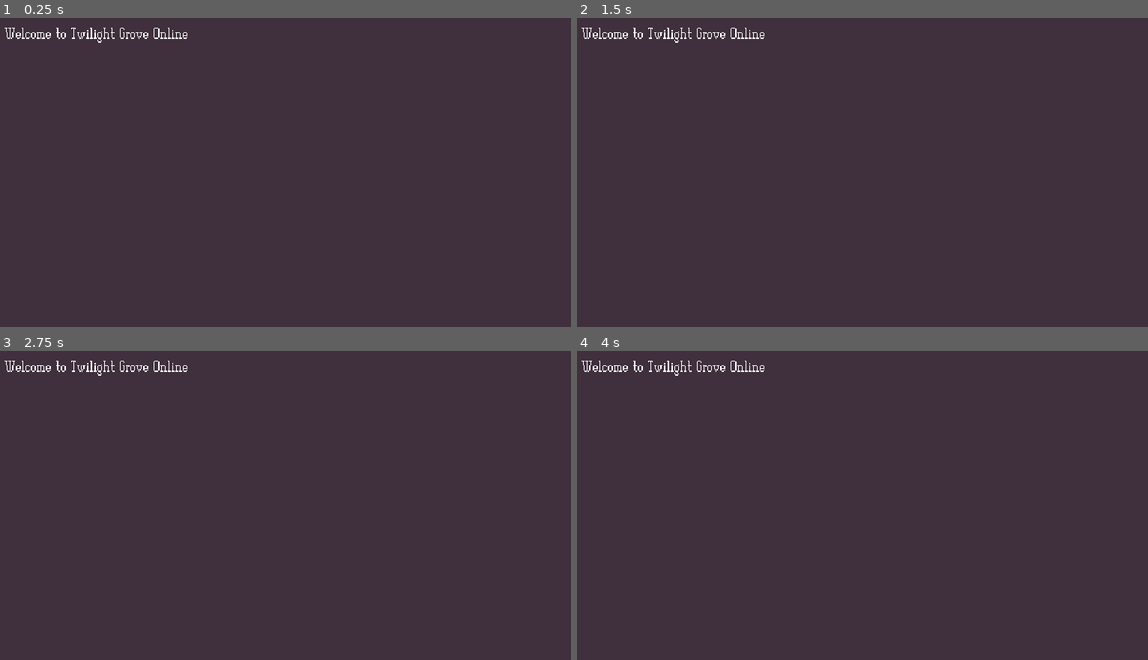
Above: before the commit, frames 1-4 (two rows, left to right).
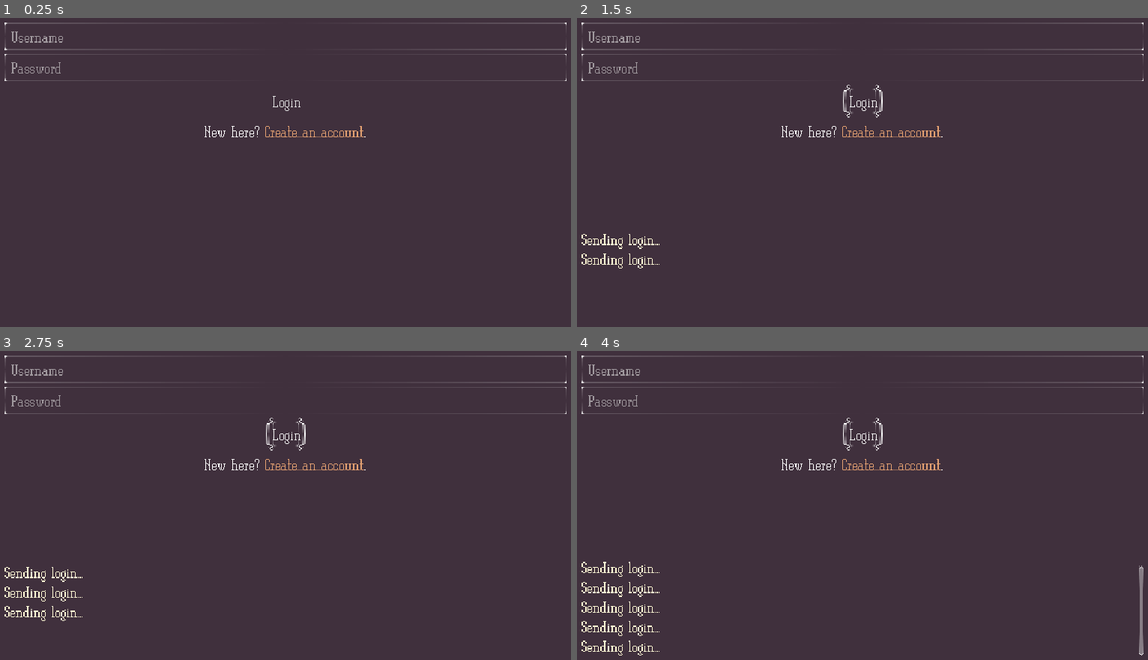
Above: after the commit, the same moments.

Repository: tristanbatchler/TwilightGroveOnline
Game: Godot game, scene res://states/connected/connected.tscn
Same seed, same stepped clock (60 frames per second), same inputs: the game is played once before the commit and once after it. This scene is started directly instead of the project's main scene.
Inputs (mouse positions are in pixels of both pictures, inside the frame that each line leads up to):
- Up to frame 1 (0.25 s): no input
- Up to frame 2 (1.5 s): click (862, 101) at 0.5 s, where only the run after the commit has a clickable "Login"; click (862, 101) at 1.25 s, where only the run after the commit has a clickable "Login"
- Up to frame 3 (2.75 s): click (285, 434) at 2 s, where only the run after the commit has a clickable "Login"
- Up to frame 4 (4 s): tap Enter at 2.75 s; tap Space at 3.5 s

The runs differ from the first frame. In frame 1, 1.2% of the frame differs, in the area x 0-100%, y 1-39%; in frame 2, 1.6%; in frame 3, 1.7%; in frame 4, 2.2%, in the area x 0-100%, y 1-99%.

Commit message:
Implement login and registration forms; update response messages and websocket handling

Diff:
--- a/client/classes/log/log.tscn
+++ b/client/classes/log/log.tscn
@@ -3,4 +3,11 @@
 [ext_resource type="Script" path="res://classes/log/log.gd" id="1_emff3"]
 
 [node name="Log" type="RichTextLabel"]
+anchors_preset = 15
+anchor_right = 1.0
+anchor_bottom = 1.0
+grow_horizontal = 2
+grow_vertical = 2
+bbcode_enabled = true
+scroll_following = true
 script = ExtResource("1_emff3")
--- /dev/null
+++ b/client/classes/login_form/login_form.gd
@@ -0,0 +1,16 @@
+class_name LoginForm
+extends VBoxContainer
+
+@onready var _username_field := $Username as LineEdit
+@onready var _password_field := $Password as LineEdit
+@onready var _login_button := $HBoxContainer/LoginButton as Button
+
+signal form_submitted(username: String, password: String)
+
+func _ready() -> void:
+	_username_field.text_submitted.connect(func(_s): _password_field.grab_focus())
+	_login_button.pressed.connect(_submit_form)
+	_password_field.text_submitted.connect(func(_s): _submit_form())
+
+func _submit_form() -> void:
+	form_submitted.emit(_username_field.text, _password_field.text)
--- /dev/null
+++ b/client/classes/login_form/login_form.tscn
@@ -0,0 +1,30 @@
+[gd_scene load_steps=2 format=3 uid="uid://dkweaj281ywfm"]
+
+[ext_resource type="Script" path="res://classes/login_form/login_form.gd" id="1_s4l84"]
+
+[node name="LoginForm" type="VBoxContainer"]
+anchors_preset = 15
+anchor_right = 1.0
+anchor_bottom = 1.0
+grow_horizontal = 2
+grow_vertical = 2
+script = ExtResource("1_s4l84")
+
+[node name="Username" type="LineEdit" parent="."]
+layout_mode = 2
+placeholder_text = "Username"
+
+[node name="Password" type="LineEdit" parent="."]
+layout_mode = 2
+placeholder_text = "Password"
+virtual_keyboard_type = 6
+secret = true
+secret_character = "*"
+
+[node name="HBoxContainer" type="HBoxContainer" parent="."]
+layout_mode = 2
+size_flags_horizontal = 4
+
+[node name="LoginButton" type="Button" parent="HBoxContainer"]
+layout_mode = 2
+text = "Login"
--- /dev/null
+++ b/client/classes/register_form/register_form.gd
@@ -0,0 +1,21 @@
+class_name RegisterForm
+extends VBoxContainer
+
+@onready var _username_field: LineEdit = $Username
+@onready var _password_field: LineEdit = $Password
+@onready var _confirm_password_field: LineEdit = $ConfirmPassword
+@onready var _confirm_button: Button = $HBoxContainer/ConfirmButton
+@onready var _cancel_button: Button = $HBoxContainer/CancelButton
+
+signal form_submitted(username: String, password: String, confirm_password: String)
+signal form_canceled()
+
+func _ready() -> void:
+	_username_field.text_submitted.connect(func(_s): _password_field.grab_focus())
+	_password_field.text_submitted.connect(func(_s): _confirm_password_field.grab_focus())
+	_confirm_button.pressed.connect(_submit_form)
+	_confirm_password_field.text_submitted.connect(func(_s): _submit_form())
+	_cancel_button.pressed.connect(form_canceled.emit)
+
+func _submit_form() -> void:
+	form_submitted.emit(_username_field.text, _password_field.text, _confirm_password_field.text)
--- /dev/null
+++ b/client/classes/register_form/register_form.tscn
@@ -0,0 +1,41 @@
+[gd_scene load_steps=2 format=3 uid="uid://ck54gpx76tecr"]
+
+[ext_resource type="Script" path="res://classes/register_form/register_form.gd" id="1_8nq2r"]
+
+[node name="RegisterForm" type="VBoxContainer"]
+anchors_preset = 15
+anchor_right = 1.0
+anchor_bottom = 1.0
+grow_horizontal = 2
+grow_vertical = 2
+script = ExtResource("1_8nq2r")
+
+[node name="Username" type="LineEdit" parent="."]
+layout_mode = 2
+placeholder_text = "Username"
+
+[node name="Password" type="LineEdit" parent="."]
+layout_mode = 2
+placeholder_text = "Password"
+virtual_keyboard_type = 6
+secret = true
+secret_character = "*"
+
+[node name="ConfirmPassword" type="LineEdit" parent="."]
+layout_mode = 2
+placeholder_text = "Confirm password"
+virtual_keyboard_type = 6
+secret = true
+secret_character = "*"
+
+[node name="HBoxContainer" type="HBoxContainer" parent="."]
+layout_mode = 2
+size_flags_horizontal = 4
+
+[node name="ConfirmButton" type="Button" parent="HBoxContainer"]
+layout_mode = 2
+text = "Confirm"
+
+[node name="CancelButton" type="Button" parent="HBoxContainer"]
+layout_mode = 2
+text = "Cancel"
--- a/client/packets.gd
+++ b/client/packets.gd
@@ -687,12 +687,15 @@
 		_success.value = value
 
 	var _msg: PBField
+	func has_msg() -> bool:
+		return data[2].state == PB_SERVICE_STATE.FILLED
 	func get_msg() -> String:
 		return _msg.value
 	func clear_msg() -> void:
 		data[2].state = PB_SERVICE_STATE.UNFILLED
 		_msg.value = DEFAULT_VALUES_3[PB_DATA_TYPE.STRING]
 	func set_msg(value : String) -> void:
+		data[2].state = PB_SERVICE_STATE.FILLED
 		_msg.value = value
 
 	func _to_string() -> String:
--- /dev/null
+++ b/client/states/connected/connected.gd
@@ -0,0 +1,72 @@
+extends Node
+
+const packets := preload("res://packets.gd")
+
+@onready var _login_form: LoginForm = $CanvasLayer/MarginContainer/VBoxContainer/LoginForm
+@onready var _register_form: RegisterForm = $CanvasLayer/MarginContainer/VBoxContainer/RegisterForm
+@onready var _register_prompt: RichTextLabel = $CanvasLayer/MarginContainer/VBoxContainer/RegisterPrompt
+@onready var _log: Log = $CanvasLayer/MarginContainer/VBoxContainer/Log
+
+
+func _ready() -> void:
+	_login_form.form_submitted.connect(_on_login_form_submitted)
+	_register_form.form_submitted.connect(_on_register_form_submitted)
+	_register_form.form_canceled.connect(_on_register_form_canceled)
+	_register_prompt.meta_clicked.connect(_on_register_prompt_meta_clicked)
+	WS.packet_received.connect(_on_ws_packet_received)
+	WS.connection_closed.connect(_on_ws_connection_closed)
+
+func _on_register_form_canceled() -> void:
+	_register_form.hide()
+	_register_prompt.show()
+	_login_form.show()
+
+func _on_register_prompt_meta_clicked(meta) -> void:
+	if meta is String and meta == "register":
+		_login_form.hide()
+		_register_prompt.hide()
+		_register_form.show()
+
+func _on_login_form_submitted(username: String, password: String) -> void:
+	_log.info("Sending login...")
+	var packet := packets.Packet.new()
+	var login_request := packet.new_login_request()
+	login_request.set_username(username)
+	login_request.set_password(password)
+	WS.send(packet)
+
+func _on_register_form_submitted(username: String, password: String, confirm_password: String) -> void:
+	if password != confirm_password:
+		_log.error("Passwords do not match")
+		return
+
+	_log.info("Sending registration...")
+	var packet := packets.Packet.new()
+	var register_request := packet.new_register_request()
+	register_request.set_username(username)
+	register_request.set_password(password)
+	WS.send(packet)
+
+func _on_ws_packet_received(packet: packets.Packet) -> void:
+	if packet.has_login_response():
+		_handle_login_response(packet.get_login_response())
+	elif packet.has_register_response():
+		_handle_register_response(packet.get_register_response())
+
+func _handle_login_response(login_response: packets.LoginResponse) -> void:
+	var response := login_response.get_response()
+	if response.get_success():
+		_log.success("Login successful")
+	elif response.has_msg():
+		_log.error("Login failed: %s" % response.get_msg())
+
+func _handle_register_response(register_response: packets.RegisterResponse) -> void:
+	var response := register_response.get_response()
+	if response.get_success():
+		_log.success("Registration successful")
+	elif response.has_msg():
+		_log.error("Registration failed: %s" % response.get_msg())
+
+func _on_ws_connection_closed() -> void:
+	_log.error("Connection to the server lost")
+	GameManager.set_state(GameManager.State.ENTERED)
--- a/client/states/connected/connected.tscn
+++ b/client/states/connected/connected.tscn
@@ -1,9 +1,13 @@
-[gd_scene load_steps=3 format=3 uid="uid://c5ewcm28nnahr"]
+[gd_scene load_steps=6 format=3 uid="uid://c5ewcm28nnahr"]
 
+[ext_resource type="Script" path="res://states/connected/connected.gd" id="1_whc4w"]
 [ext_resource type="Theme" uid="uid://chlnkbertyww3" path="res://resources/theme/ornate-theme.tres" id="1_xi3ng"]
 [ext_resource type="Script" path="res://classes/log/log.gd" id="2_1p833"]
+[ext_resource type="PackedScene" uid="uid://dkweaj281ywfm" path="res://classes/login_form/login_form.tscn" id="2_vvt47"]
+[ext_resource type="PackedScene" uid="uid://ck54gpx76tecr" path="res://classes/register_form/register_form.tscn" id="3_enitm"]
 
 [node name="Connected" type="Node"]
+script = ExtResource("1_whc4w")
 
 [node name="CanvasLayer" type="CanvasLayer" parent="."]
 
@@ -19,9 +23,27 @@
 theme_override_constants/margin_right = 20
 theme_override_constants/margin_bottom = 20
 
-[node name="Log" type="RichTextLabel" parent="CanvasLayer/MarginContainer"]
+[node name="VBoxContainer" type="VBoxContainer" parent="CanvasLayer/MarginContainer"]
+layout_mode = 2
+
+[node name="LoginForm" parent="CanvasLayer/MarginContainer/VBoxContainer" instance=ExtResource("2_vvt47")]
+layout_mode = 2
+
+[node name="RegisterForm" parent="CanvasLayer/MarginContainer/VBoxContainer" instance=ExtResource("3_enitm")]
+visible = false
+layout_mode = 2
+
+[node name="RegisterPrompt" type="RichTextLabel" parent="CanvasLayer/MarginContainer/VBoxContainer"]
 layout_mode = 2
 bbcode_enabled = true
-text = "Welcome to Twilight Grove Online"
+text = "[center]New here? [color=#E3A071][url=register]Create an account[/url][/color].[/center]
+"
+fit_content = true
+
+[node name="Log" type="RichTextLabel" parent="CanvasLayer/MarginContainer/VBoxContainer"]
+custom_minimum_size = Vector2(0, 100)
+layout_mode = 2
+size_flags_vertical = 10
+bbcode_enabled = true
 scroll_following = true
 script = ExtResource("2_1p833")
Not shown, added: client/addons/protobuf/test/temp/proto2.gd
Not shown, added: client/addons/protobuf/test/temp/proto3.gd
Not shown, changed: server/cmd/__debug_bin2491445345
Not shown, changed: server/internal/conn/websocket.go
Not shown, changed: server/internal/states/connected.go
Not shown, changed: server/pkg/packets/constructors.go
Not shown, changed: server/pkg/packets/messages.pb.go
Not shown, changed: shared/messages.proto
